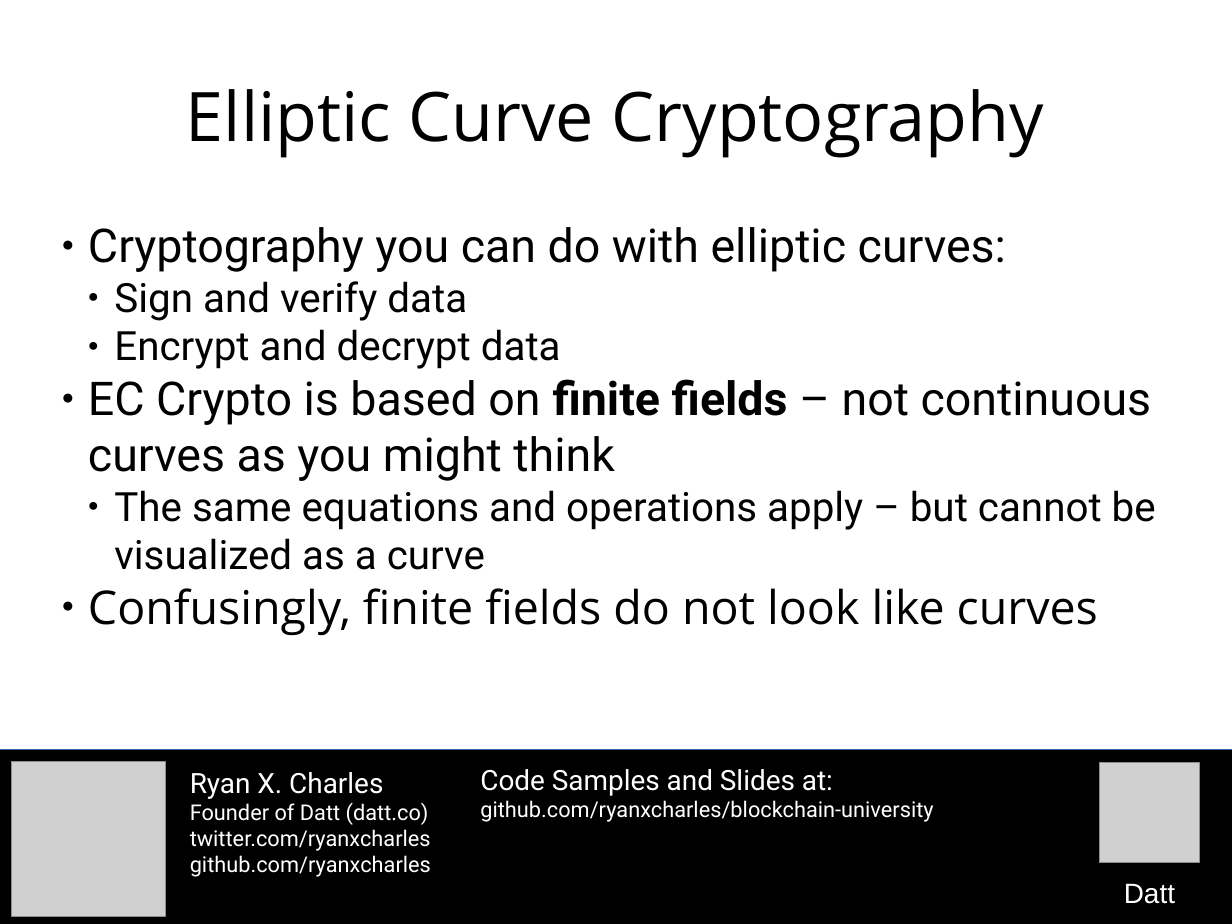
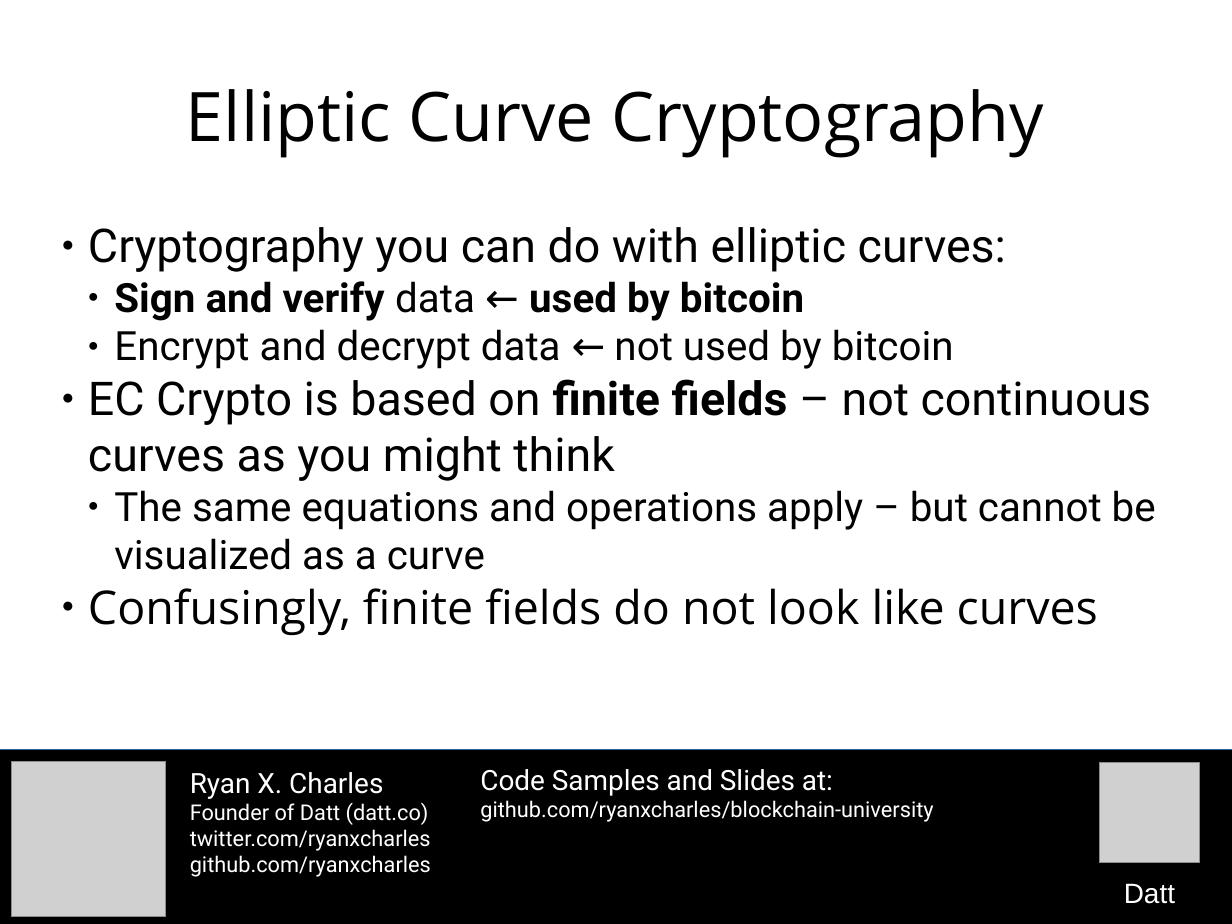
Before and after one commit to camelash/blockchain-university, a slide deck: slide 18 of slides/2015-10-26-bitcoin-cryptography.odp (slide 15 before the commit). Drawn at 1232x924 pixels with LibreOffice and Linux fonts; fonts in the diff are those of the drawing; grey boxes stand for pictures. Boxes give left, top, right and bottom in pixels: in the first picture for what was removed or moved away, otherwise in the second. Text is boxed around its words. In the diff, an @@ line names an element or a change of style, - is before the commit and + after.

```diff
--- a/slides/2015-10-26-bitcoin-cryptography.odp
+++ b/slides/2015-10-26-bitcoin-cryptography.odp
@@ subtitle at box(114, 281, 954, 369): text changed @@
-  ● Sign and verify data
-  ● Encrypt and decrypt data
+  ● Sign and verify data ← used by bitcoin
+  ● Encrypt and decrypt data ← not used by bitcoin
```
Also in this commit, not shown: 9 other slides changed, 7 slides added, 3 other files.
